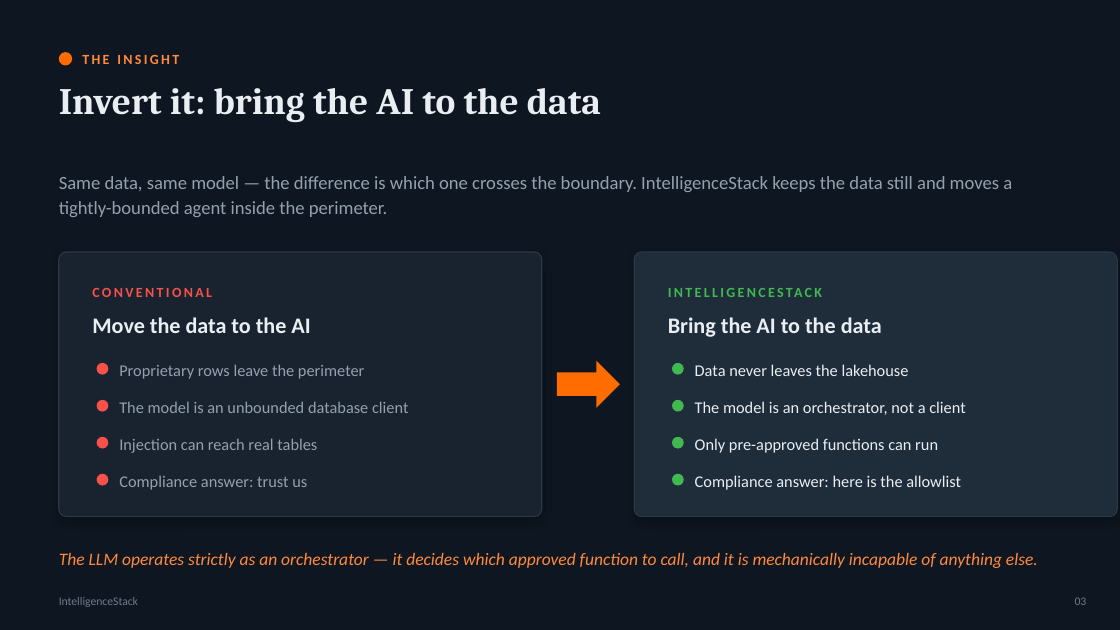
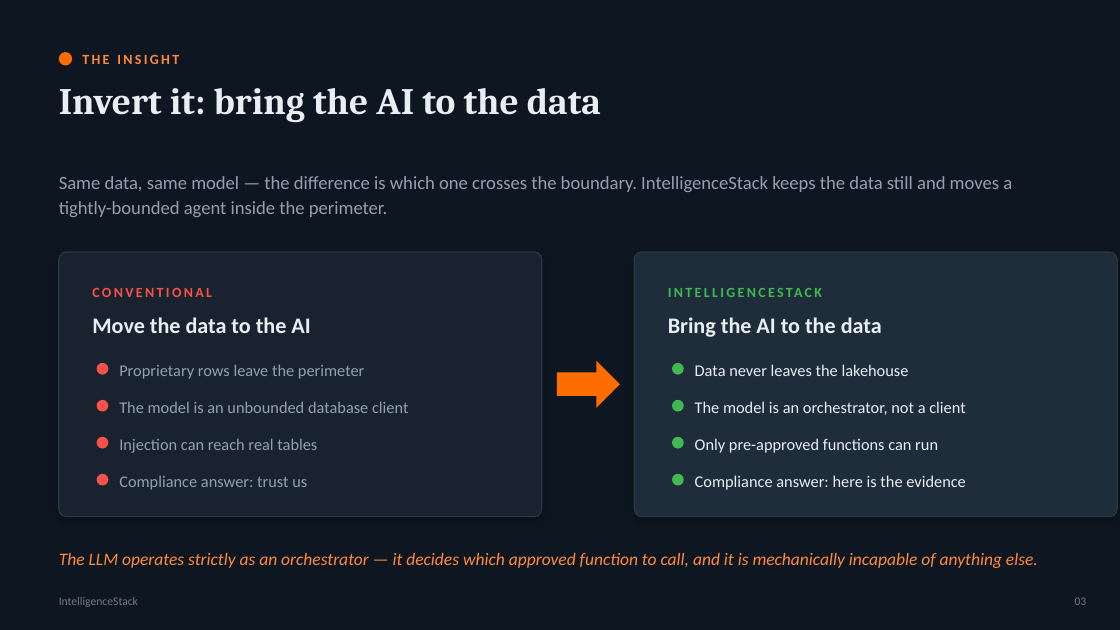
Before and after one commit to atharvvani464/IntelligenceStack, a slide deck: slide 3 of IntelligenceStack_Executive_Deck.pptx. Drawn at 1120x630 pixels with LibreOffice and Linux fonts; fonts in the diff are those of the drawing. Boxes give left, top, right and bottom in pixels: in the first picture for what was removed or moved away, otherwise in the second. Text is boxed around its words. In the diff, an @@ line names an element or a change of style, - is before the commit and + after.

```diff
--- a/IntelligenceStack_Executive_Deck.pptx
+++ b/IntelligenceStack_Executive_Deck.pptx
@@ text at box(695, 475, 966, 490): text changed @@
-Compliance answer: here is the allowlist
+Compliance answer: here is the evidence
```
Also in this commit, not shown: 8 other slides changed, 1 slide added, 1 other file.
